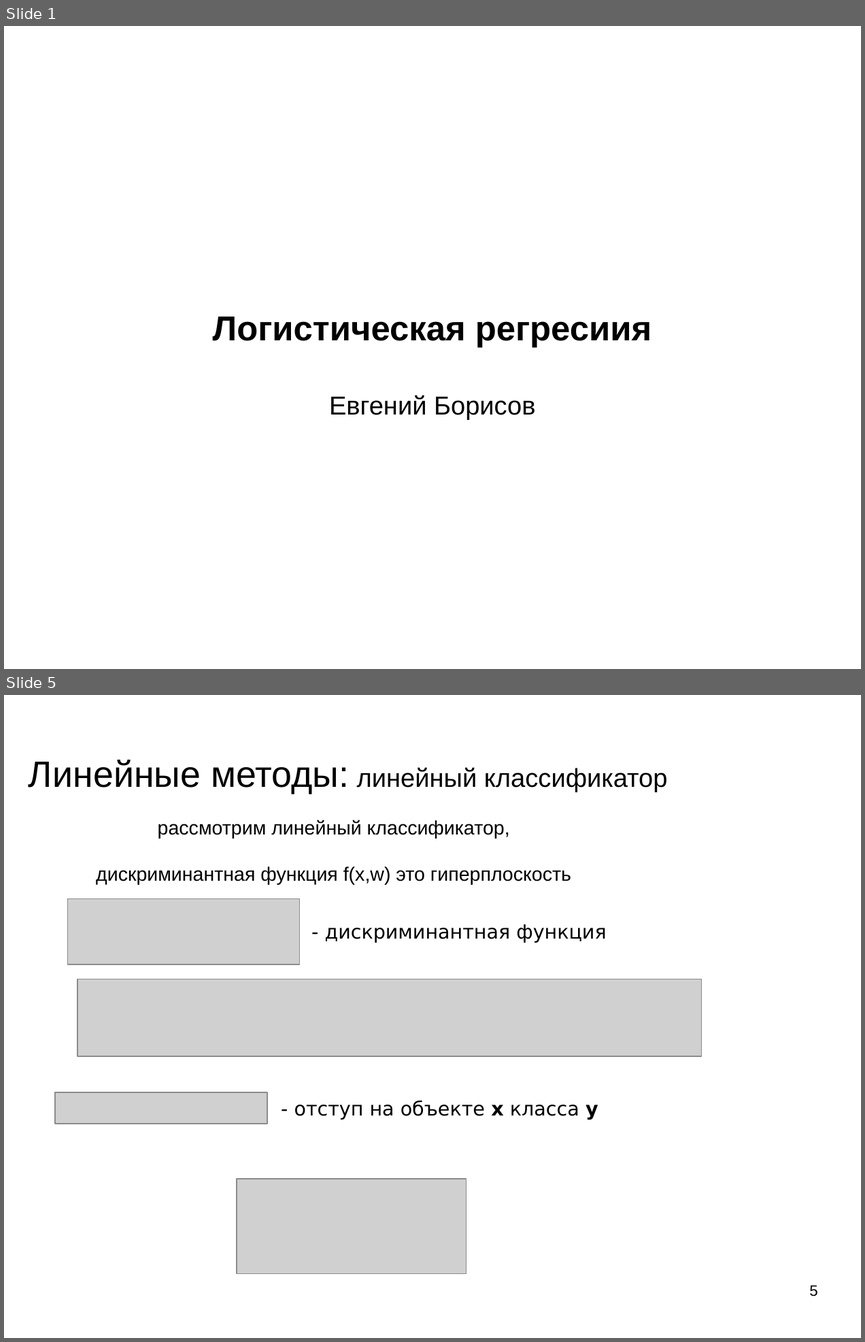
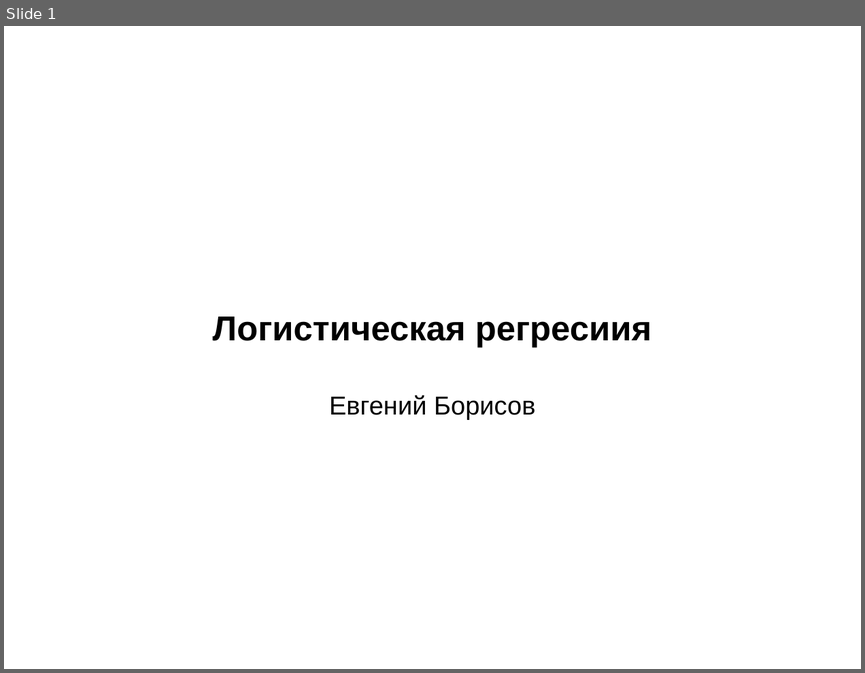
Before and after one commit to mechanoid5/ml_lectorium_legacy, a slide deck: 17-regression-logistic.odp. Shown one above the other, each under a label of ours: slides 1 and 5 before the commit, slide 1 after it; the slides between them are not shown. The pictures are 865x1342 and 865x673 pixels, drawn with LibreOffice and Linux fonts; fonts in the diff are those of the drawing; grey boxes stand for pictures; background and template pictures are left out. Boxes give left, top, right and bottom in pixels: in the first picture for what was removed or moved away, otherwise in the second. Text is boxed around its words. In the diff, an @@ line names an element or a change of style, - is before the commit and + after.

```diff
--- a/17-regression-logistic.odp
+++ b/17-regression-logistic.odp
@@ slide 5 removed at [4,695,861,1338], background picture (left out) @@
@@ title removed at [28,760,668,794] @@
-Линейные методы: линейный классификатор
@@ text removed at [96,819,571,885] @@
-рассмотрим линейный классификатор,
-дискриминантная функция f(x,w) это гиперплоскость
@@ picture removed at [68,899,300,964] @@
@@ text removed at [325,924,606,943] @@
-- дискриминантная функция
@@ picture removed at [77,979,702,1056] @@
@@ picture removed at [55,1092,268,1123] @@
@@ text removed at [294,1100,598,1119] @@
-- отступ на объекте x класса y
@@ picture removed at [237,1178,466,1274] @@
@@ page number removed at [809,1285,817,1296] @@
-5
```
Also in this commit, not shown: 2 slides changed, 2 slides added, 4 other slides removed.
